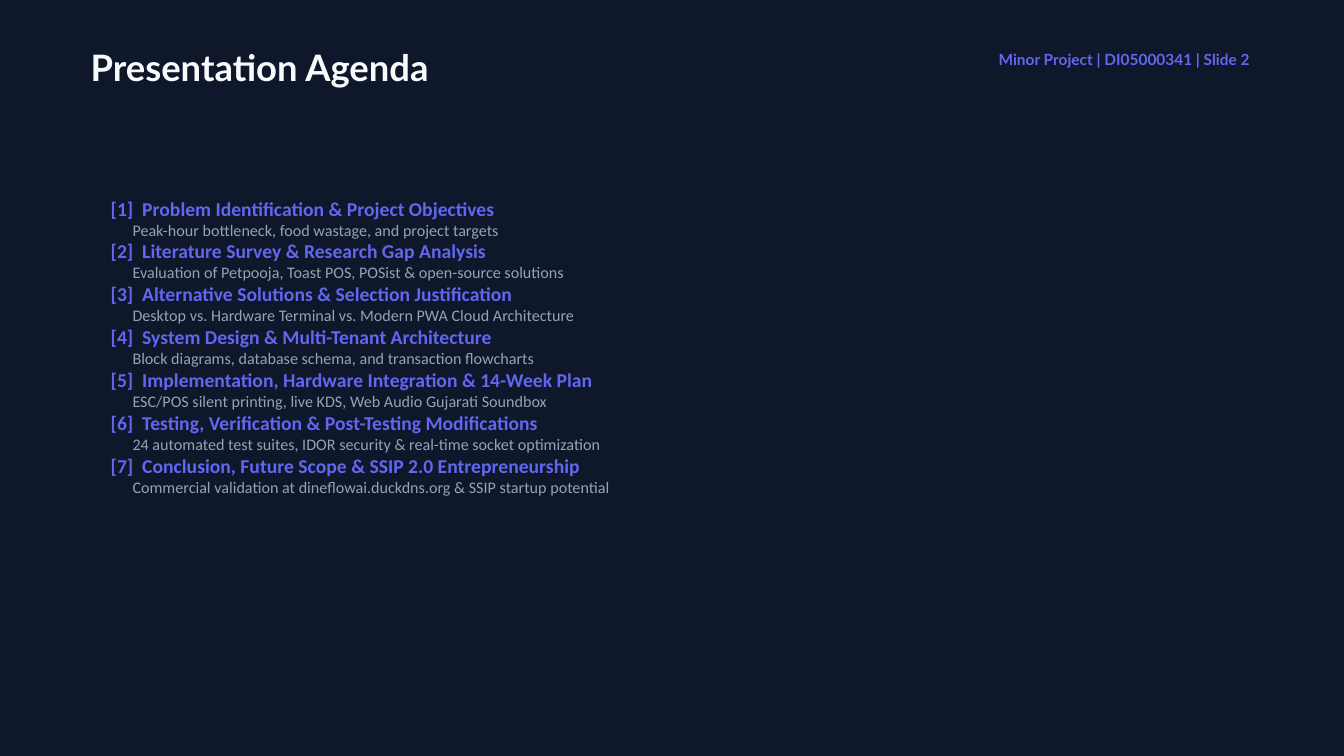
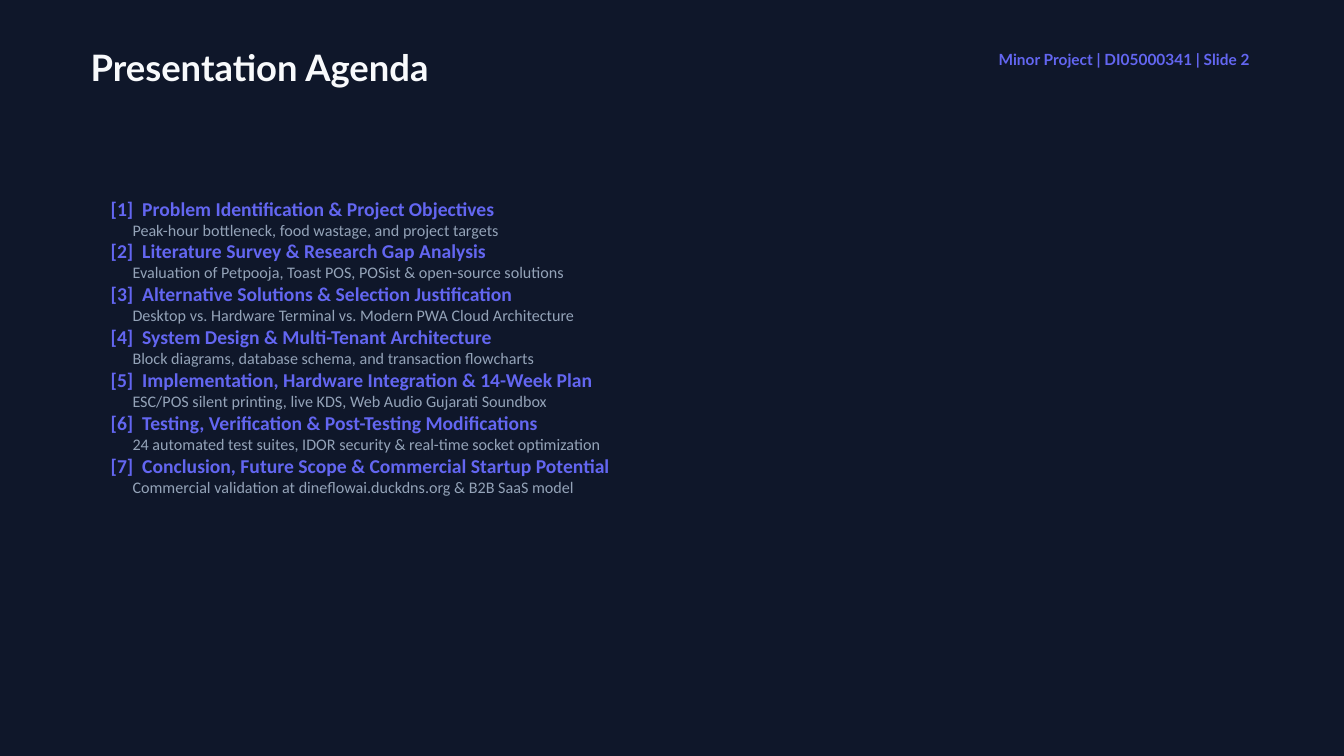
Before and after one commit to Shubh-Patel-07/DineFlow-AI, a slide deck: slide 2 of docs/DineFlow_AI_GTU_Minor_Project_Presentation.pptx. Drawn at 1344x756 pixels with LibreOffice and Linux fonts; fonts in the diff are those of the drawing. Boxes give left, top, right and bottom in pixels: in the first picture for what was removed or moved away, otherwise in the second. Text is boxed around its words. In the diff, an @@ line names an element or a change of style, - is before the commit and + after.

Commit message:
docs(gtu): remove SSIP references and replace with 100% bootstrapped commercial SaaS business model

```diff
--- a/docs/DineFlow_AI_GTU_Minor_Project_Presentation.pptx
+++ b/docs/DineFlow_AI_GTU_Minor_Project_Presentation.pptx
@@ text at <box>111,458,609,496</box>: text changed @@
-[7] Conclusion, Future Scope & SSIP 2.0 Entrepreneurship
-Commercial validation at dineflowai.duckdns.org & SSIP startup potential
+[7] Conclusion, Future Scope & Commercial Startup Potential
+Commercial validation at dineflowai.duckdns.org & B2B SaaS model
```
Also in this commit, not shown: 2 other slides changed, 1 other file.
